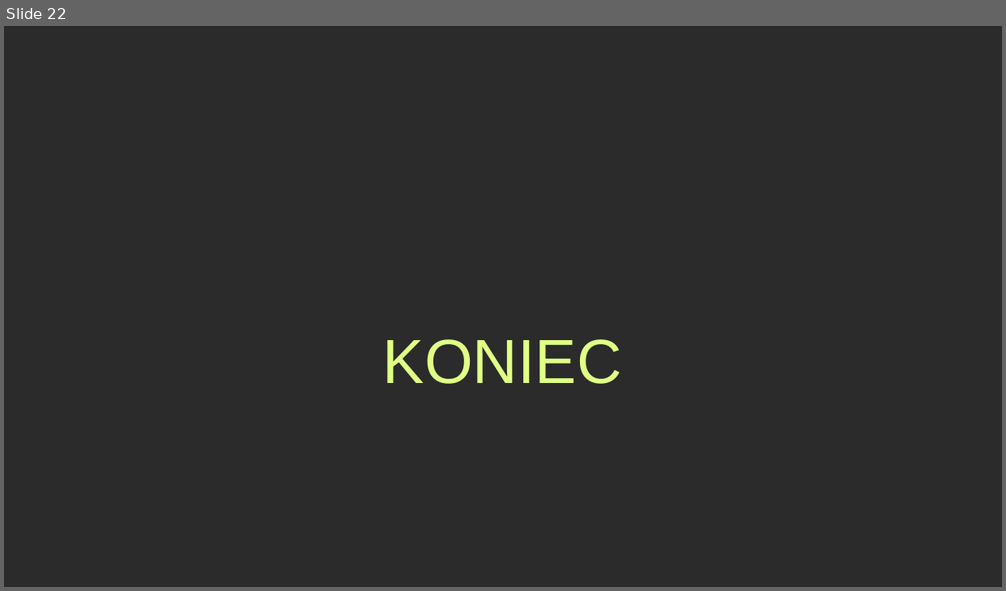
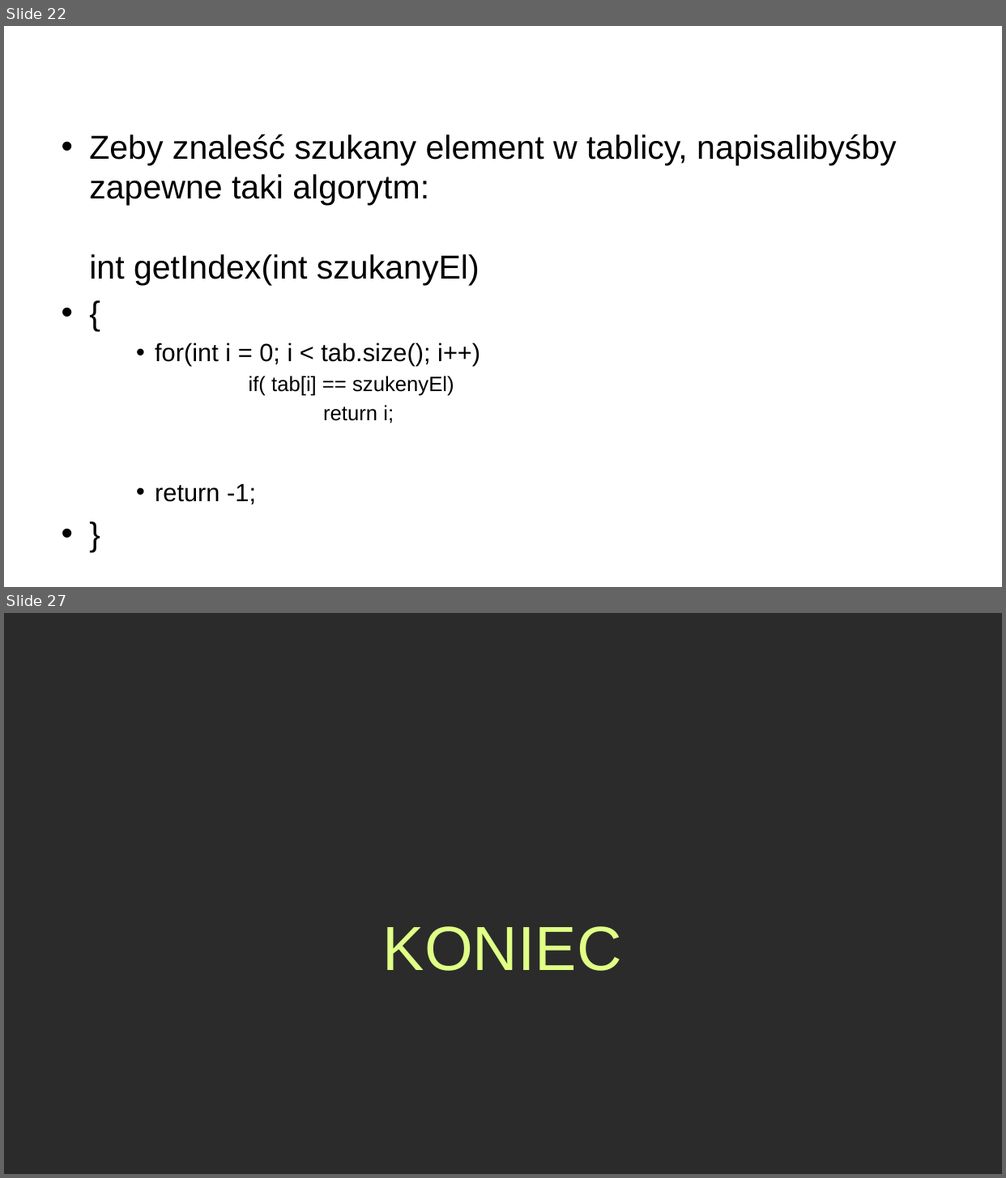
Before and after one commit to Wid-mo/prezentacja, a slide deck: Algorytm plecakowy.pptx. Shown one above the other, each under a label of ours: slide 22 before the commit, slides 22 and 27 after it; the slides between them are not shown. The pictures are 1006x591 and 1006x1178 pixels, drawn with LibreOffice and Linux fonts; fonts in the diff are those of the drawing; background and template pictures are left out; a plain dark background stands for a picture behind light text. Boxes give left, top, right and bottom in pixels: in the first picture for what was removed or moved away, otherwise in the second. Text is boxed around its words. In the diff, an @@ line names an element or a change of style, - is before the commit and + after.

Commit message:
added wyszukiwanie z wartownikiem

```diff
--- a/Algorytm plecakowy.pptx
+++ b/Algorytm plecakowy.pptx
@@ slide 22 added at (4, 26, 1002, 587), background picture (left out) @@
@@ title added at (54, 41, 953, 90), 36 pt, text #FFFFFF @@
+Wyszukiwanie Zwykłe
@@ text added at (89, 134, 897, 505), 32 pt, text #000000 @@
+• Zeby znaleść szukany element w tablicy, napisalibyśby zapewne taki algorytm:
+  int getIndex(int szukanyEl)
+• {
+    • for(int i = 0; i < tab.size(); i++)
+      if( tab[i] == szukenyEl)
+      return i;
+    • return -1;
+• }
@@ what was slide 22 is now slide 27 @@
```
Also in this commit, not shown: 5 other slides added, 1 slide removed.
